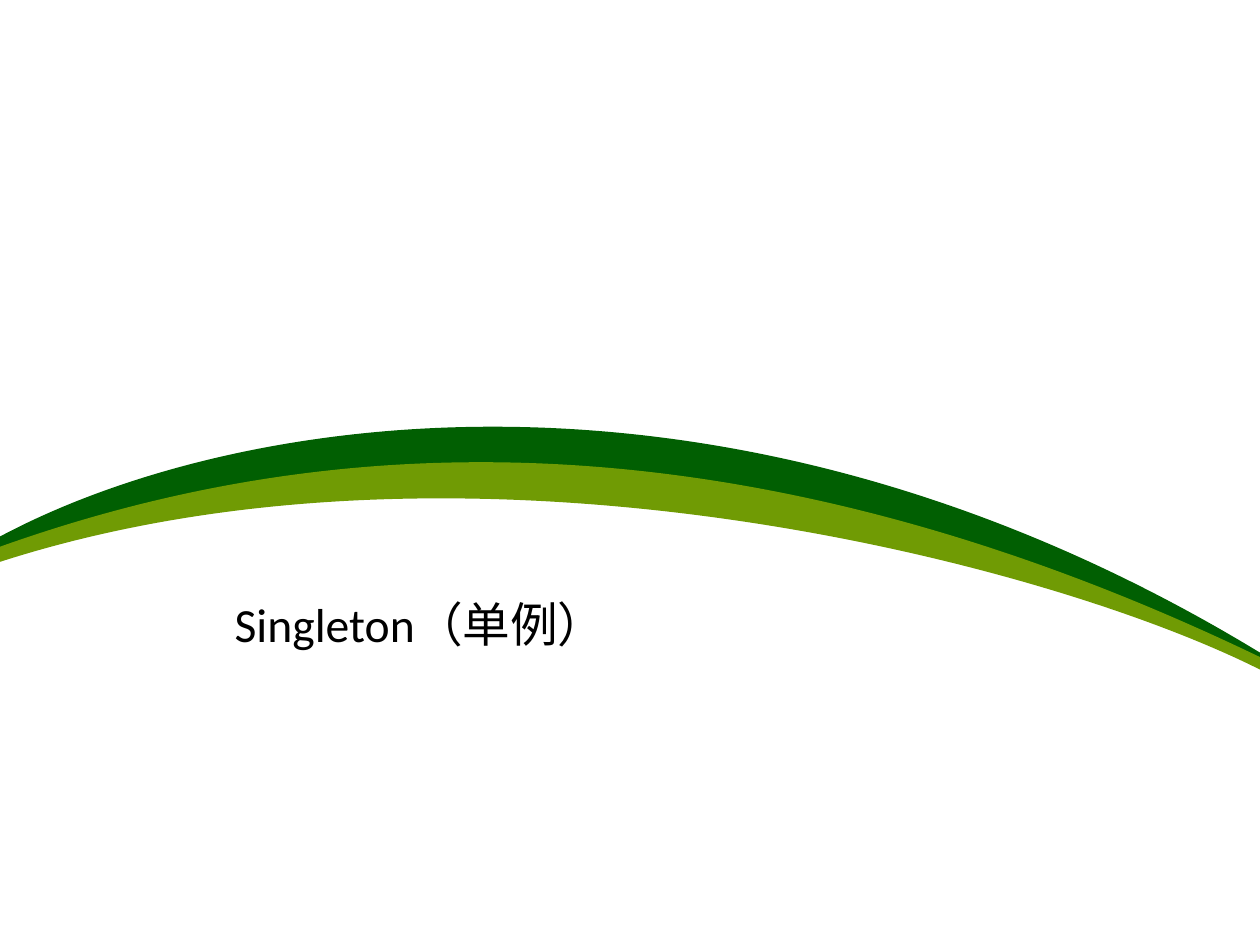
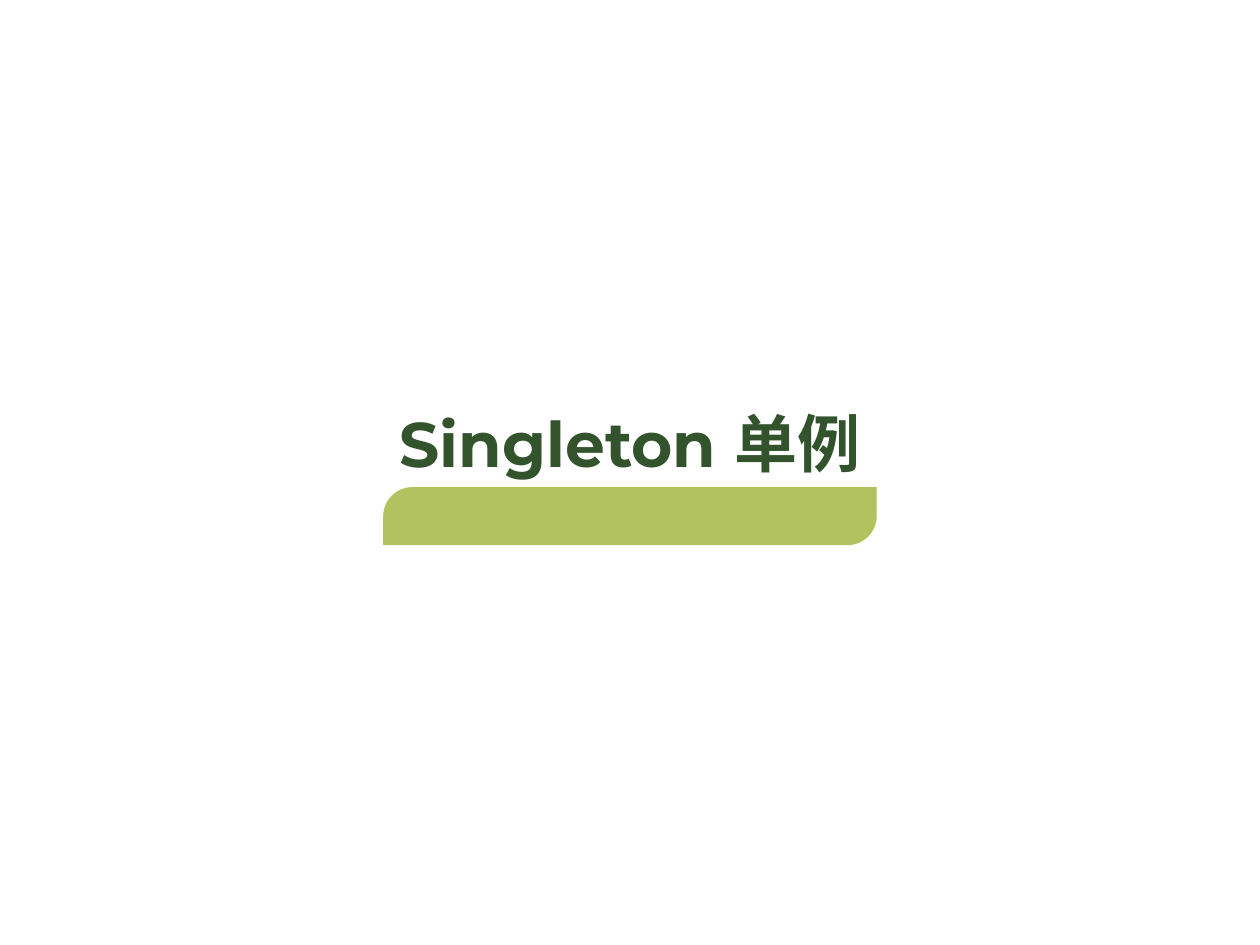
Before and after one commit to PlumpMath/DesignPattern-108, a slide deck: slide 8 of doc/Design Pattern.ppt. Drawn at 1260x945 pixels with LibreOffice and Linux fonts; fonts in the diff are those of the drawing. Boxes give left, top, right and bottom in pixels: in the first picture for what was removed or moved away, otherwise in the second. Text is boxed around its words. In the diff, an @@ line names an element or a change of style, - is before the commit and + after.

```diff
--- a/doc/Design Pattern.ppt
+++ b/doc/Design Pattern.ppt
@@ text "Singleton 单例" at <box>400,413,860,480</box>: vertical alignment middle to bottom @@
@@ text at <box>400,413,860,480</box>: text changed; size 27.2 to 36 pt; font Calibri to Montserrat; text colour #000000 to #32532C; bold on @@
-Singleton（单例）
+Singleton 单例
@@ freeform shape removed at <box>0,462,1260,670</box> @@
@@ freeform shape: place and size @@
-freeform shape at <box>0,427,1260,660</box>
+freeform shape at <box>383,488,877,546</box>
@@ freeform shape at <box>383,488,877,546</box>: fill #015F02 to #B1C25E @@
```
Also in this commit, not shown: 7 other slides changed, 2 slides added, 2 slides removed.
